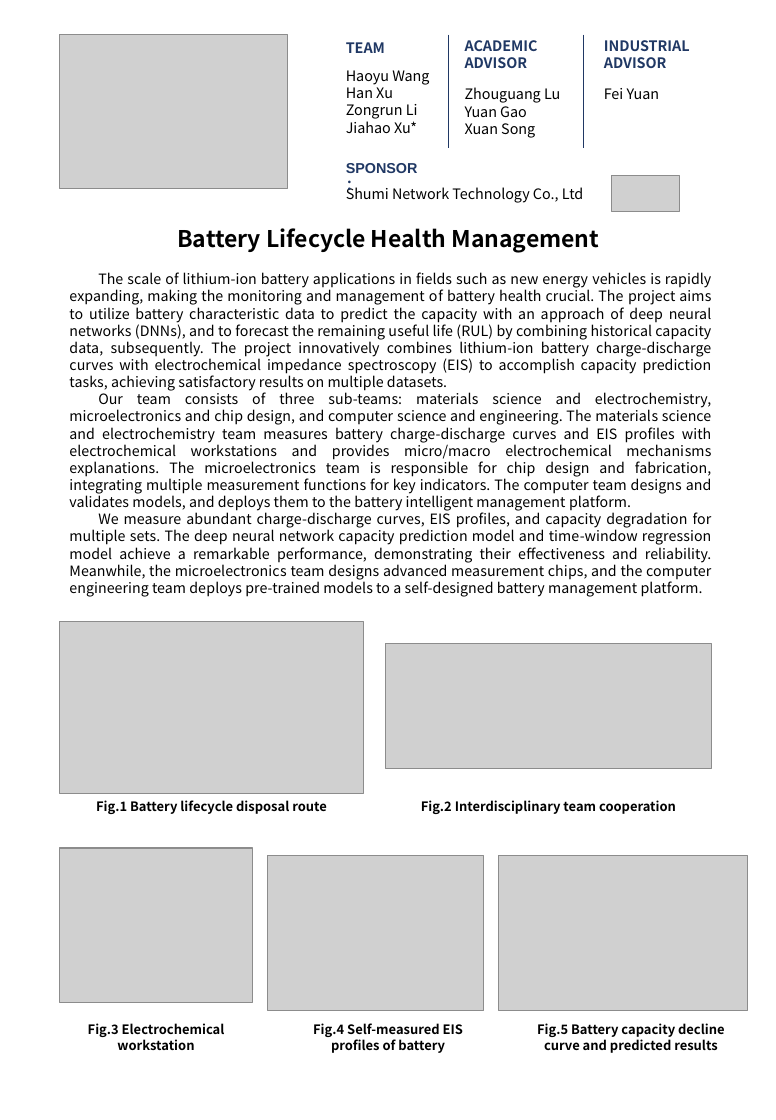
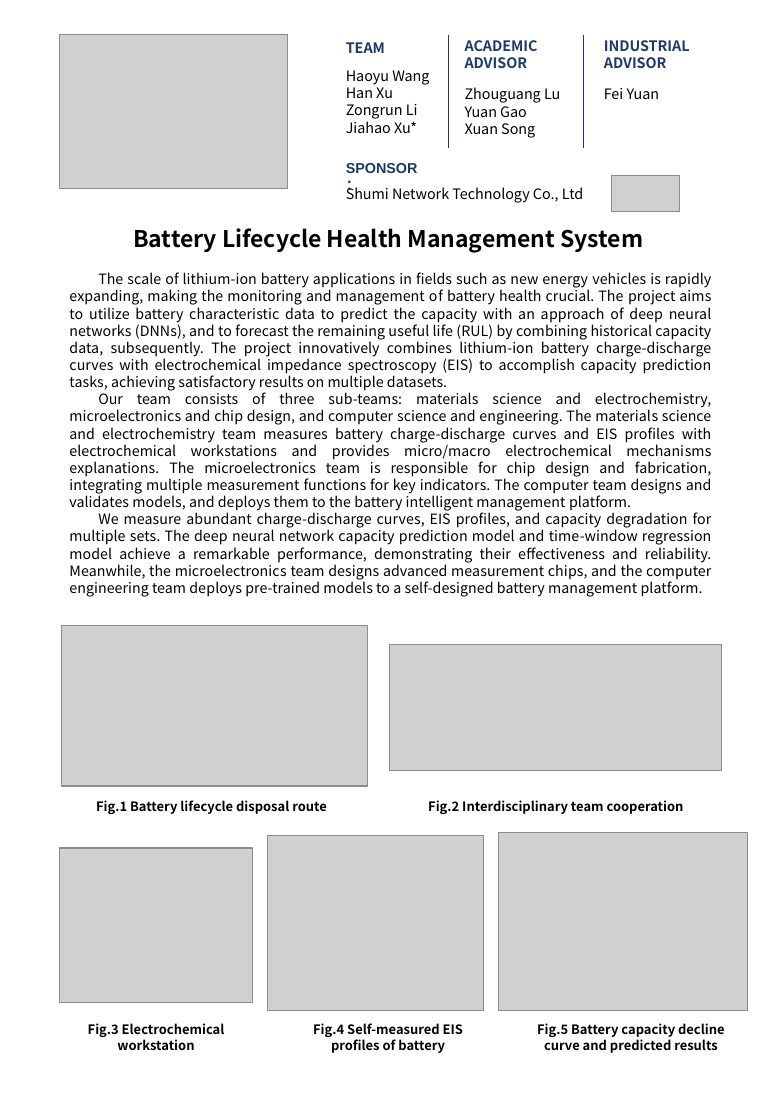
Before and after one commit to HaoyuWang141/SUSTech-Battery, a slide deck: slide 2 of material/综合设计/《综合设计》项目纪念册-电池全生命周期健康管理.pptx. Drawn at 776x1120 pixels with LibreOffice and Linux fonts; fonts in the diff are those of the drawing; grey boxes stand for pictures. Boxes give left, top, right and bottom in pixels: in the first picture for what was removed or moved away, otherwise in the second. Text is boxed around its words. In the diff, an @@ line names an element or a change of style, - is before the commit and + after.

```diff
--- a/material/综合设计/《综合设计》项目纪念册-电池全生命周期健康管理.pptx
+++ b/material/综合设计/《综合设计》项目纪念册-电池全生命周期健康管理.pptx
@@ subtitle at (133, 228, 643, 253): text changed @@
-Battery Lifecycle Health Management
+Battery Lifecycle Health Management System
@@ picture: place and size @@
-picture at (59, 622, 363, 794)
+picture at (62, 626, 367, 786)
@@ picture: place and size @@
-picture at (385, 644, 711, 769)
+picture at (390, 645, 722, 771)
@@ text "Fig.2 Interdisciplinary team cooperation": place and size @@
-text "Fig.2 Interdisciplinary team cooperation" at (421, 800, 676, 814)
+text "Fig.2 Interdisciplinary team cooperation" at (428, 800, 684, 814)
@@ picture: place and size @@
-picture at (268, 856, 484, 1011)
+picture at (268, 835, 484, 1011)
@@ picture: place and size @@
-picture at (499, 856, 748, 1011)
+picture at (499, 833, 748, 1011)
```
Also in this commit, not shown: 1 other slide changed, 52 other files.
